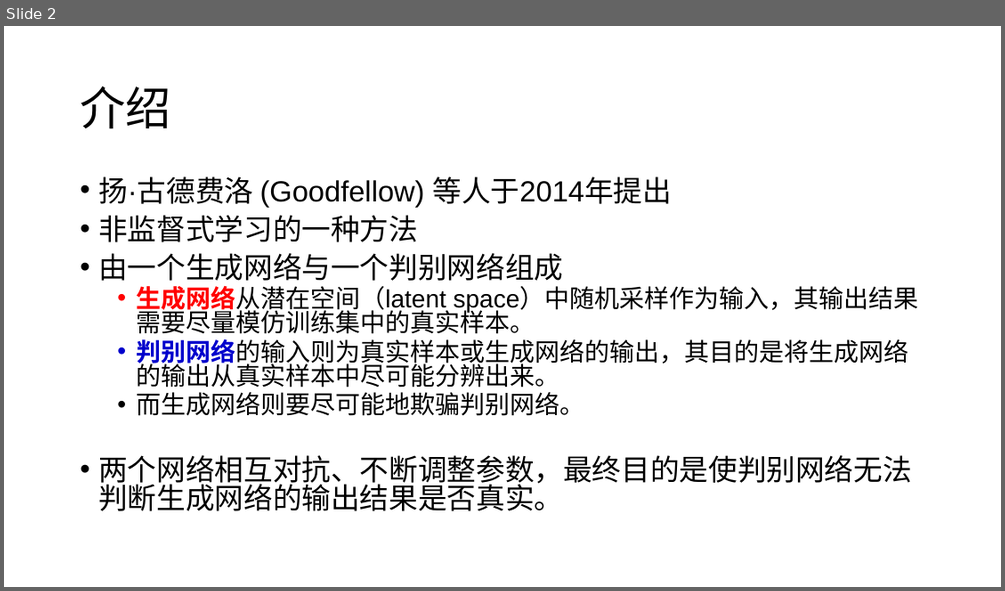
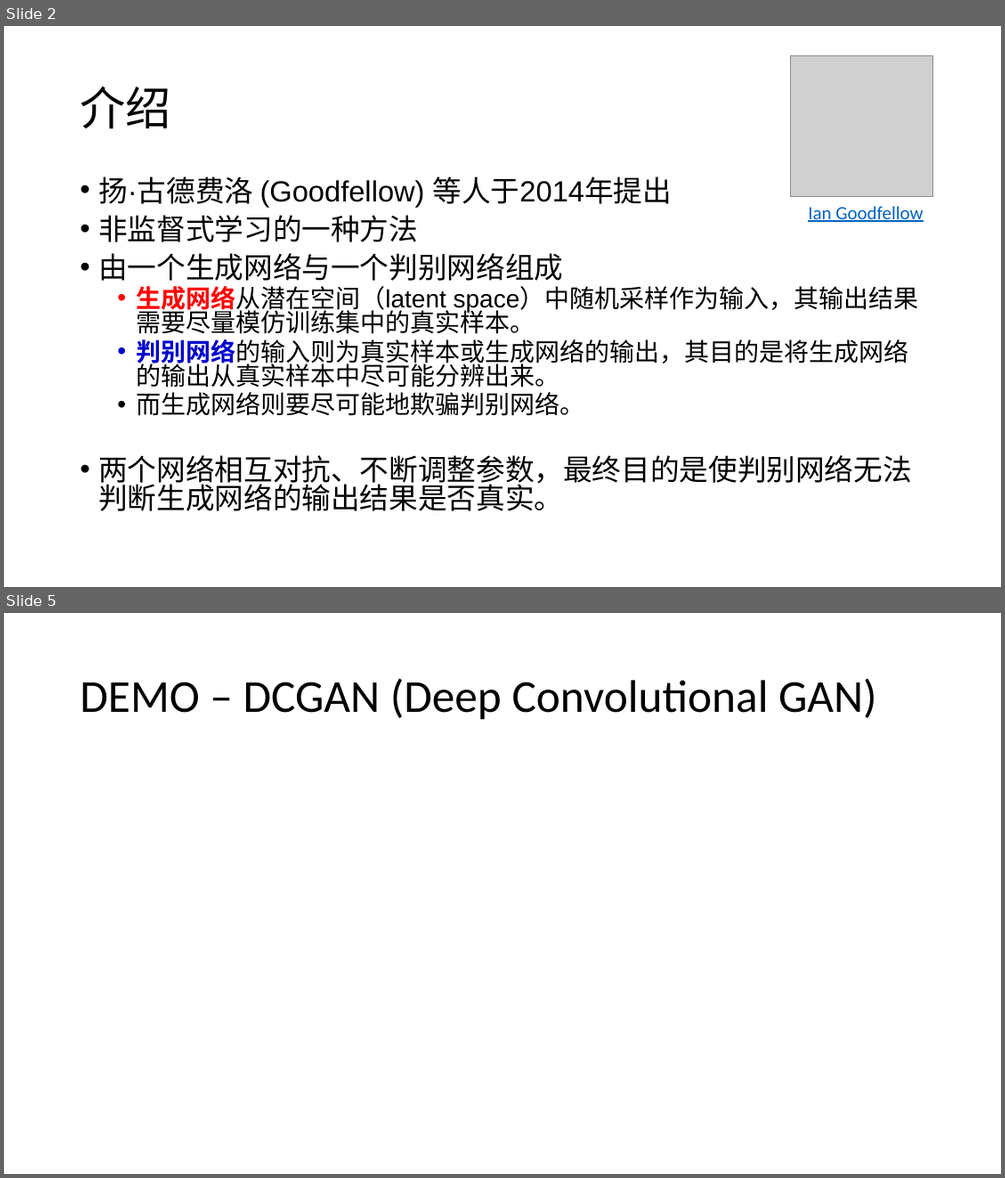
Before and after one commit to foamliu/Learning-DL, a slide deck: gan/GAN.pptx. Shown one above the other, each under a label of ours: slide 2 before the commit, slides 2 and 5 after it; the slides between them are not shown. The pictures are 1005x591 and 1005x1178 pixels, drawn with LibreOffice and Linux fonts; fonts in the diff are those of the drawing; grey boxes stand for pictures. Boxes give left, top, right and bottom in pixels: in the first picture for what was removed or moved away, otherwise in the second. Text is boxed around its words. In the diff, an @@ line names an element or a change of style, - is before the commit and + after.

```diff
--- a/gan/GAN.pptx
+++ b/gan/GAN.pptx
@@ slide 5 added at (x1=4, y1=613, x2=1001, y2=1174), background #FFFFFF @@
@@ title added at (x1=80, y1=678, x2=877, y2=720), 44 pt, text #000000 @@
+DEMO – DCGAN (Deep Convolutional GAN)
@@ slide 2 changed as well @@
@@ picture added at (x1=791, y1=56, x2=933, y2=197) @@
@@ text added at (x1=808, y1=206, x2=922, y2=222), 18 pt, text #0563C1, underline @@
+Ian Goodfellow
```
Also in this commit, not shown: 3 other slides changed, 1 other slide added, 1 other file.
